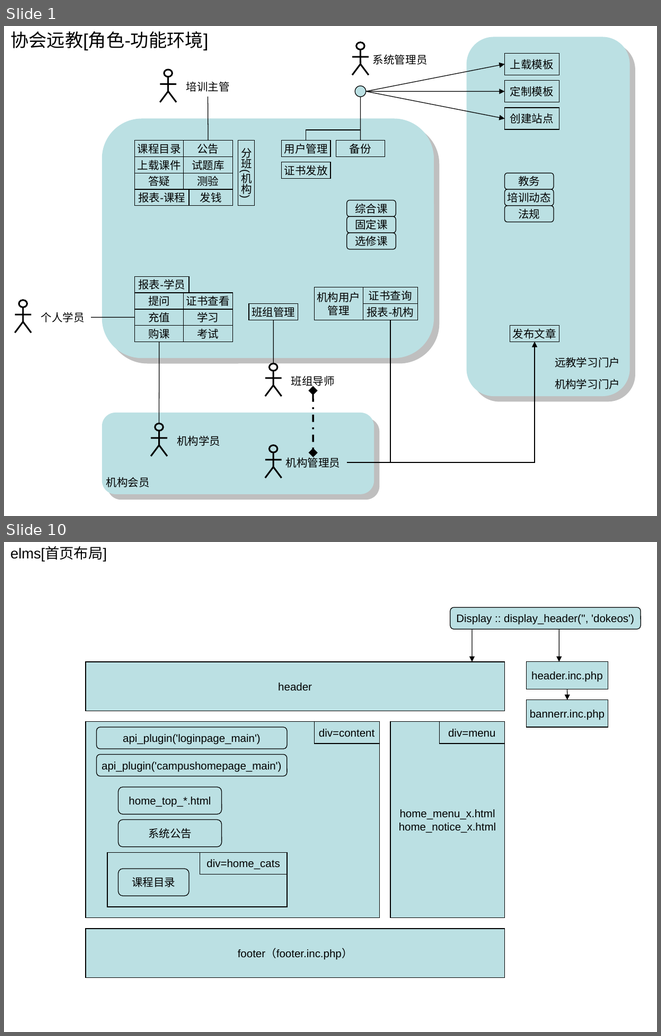
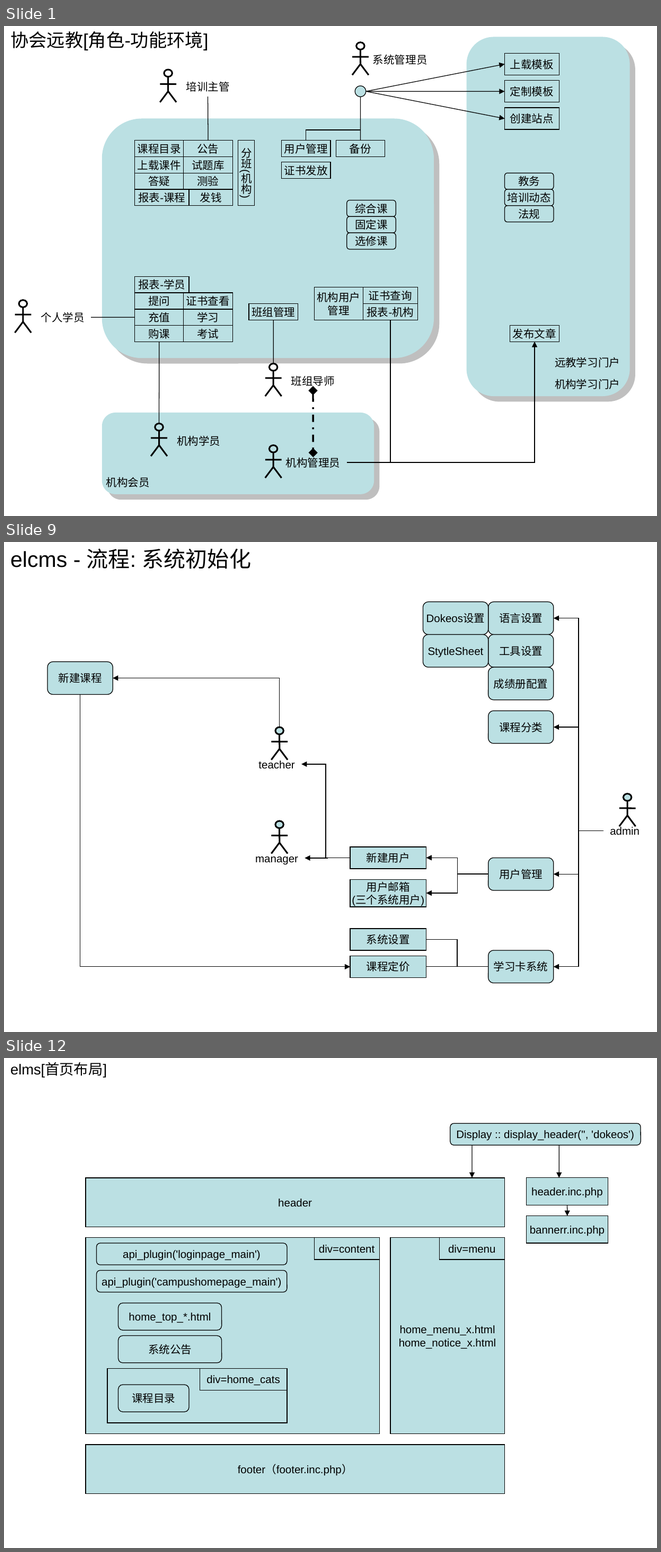
Before and after one commit to huhongjun/mydokeos, a slide deck: docu/Dokeos-lcms.ppt. Shown one above the other, each under a label of ours: slides 1 and 10 before the commit, slides 1, 9 and 12 after it; the slides between them are not shown. The pictures are 661x1036 and 661x1552 pixels, drawn with LibreOffice and Linux fonts; fonts in the diff are those of the drawing. Boxes give left, top, right and bottom in pixels: in the first picture for what was removed or moved away, otherwise in the second. Text is boxed around its words. In the diff, an @@ line names an element or a change of style, - is before the commit and + after.

```diff
--- a/docu/Dokeos-lcms.ppt
+++ b/docu/Dokeos-lcms.ppt
@@ slide 9 added at bbox=[4, 542, 657, 1032], background #FFFFFF @@
@@ title added at bbox=[10, 548, 251, 569], 24 pt, text #000000 @@
+elcms - 流程: 系统初始化
@@ rounded rectangle added at bbox=[423, 602, 488, 635], fill #BBE0E3, outline #000000 0.74 pt, 12 pt, text #000000 @@
+Dokeos设置
@@ rounded rectangle added at bbox=[488, 602, 554, 635], fill #BBE0E3, outline #000000 0.74 pt, 12 pt, text #000000 @@
+语言设置
@@ elbow arrow added from (603, 831) to (554, 618), #000000 0.74 pt @@
@@ rounded rectangle added at bbox=[423, 635, 488, 668], fill #BBE0E3, outline #000000 0.74 pt, 12 pt, text #000000 @@
+StytleSheet
@@ rounded rectangle added at bbox=[488, 635, 554, 668], fill #BBE0E3, outline #000000 0.74 pt, 12 pt, text #000000 @@
+工具设置
@@ rounded rectangle added at bbox=[48, 661, 113, 694], fill #BBE0E3, outline #000000 0.74 pt, 12 pt, text #000000 @@
+新建课程
@@ rounded rectangle added at bbox=[488, 668, 554, 700], fill #BBE0E3, outline #000000 0.74 pt, 12 pt, text #000000 @@
+成绩册配置
@@ elbow arrow added from (280, 726) to (113, 678), #000000 0.74 pt @@
@@ elbow arrow added from (80, 694) to (350, 967), #000000 0.74 pt @@
@@ rounded rectangle added at bbox=[488, 711, 554, 743], fill #BBE0E3, outline #000000 0.74 pt, 12 pt, text #000000 @@
+课程分类
@@ elbow arrow added from (603, 831) to (554, 727), #000000 0.74 pt @@
@@ group added at bbox=[258, 727, 294, 769]: 4 lines, 1 ellipse, 1 text @@
+teacher
@@ elbow arrow added from (350, 857) to (301, 764), #000000 0.74 pt @@
@@ group added at bbox=[610, 793, 639, 835]: 4 lines, 1 ellipse, 1 text @@
+admin
@@ elbow arrow added from (603, 831) to (554, 967), #000000 0.74 pt @@
@@ elbow arrow added from (603, 831) to (554, 874), #000000 0.74 pt @@
@@ group added at bbox=[255, 821, 298, 864]: 4 lines, 1 ellipse, 1 text @@
+manager
@@ elbow arrow added from (350, 857) to (305, 858), #000000 0.74 pt @@
@@ rectangle added at bbox=[350, 847, 426, 868], fill #BBE0E3, outline #000000 0.74 pt, 12 pt, text #000000 @@
+新建用户
@@ elbow arrow added from (488, 874) to (426, 857), #000000 0.74 pt @@
@@ rounded rectangle added at bbox=[488, 857, 554, 890], fill #BBE0E3, outline #000000 0.74 pt, 12 pt, text #000000 @@
+用户管理
@@ elbow arrow added from (488, 874) to (426, 893), #000000 0.74 pt @@
@@ rectangle added at bbox=[350, 880, 426, 907], fill #BBE0E3, outline #000000 0.74 pt, 12 pt, text #000000 @@
+用户邮箱
+(三个系统用户)
@@ rectangle added at bbox=[350, 928, 426, 950], fill #BBE0E3, outline #000000 0.74 pt, 12 pt, text #000000 @@
+系统设置
@@ elbow line added from (426, 939) to (488, 967), #000000 0.74 pt @@
@@ rounded rectangle added at bbox=[488, 950, 554, 983], fill #BBE0E3, outline #000000 0.74 pt, 12 pt, text #000000 @@
+学习卡系统
@@ rectangle added at bbox=[350, 955, 426, 977], fill #BBE0E3, outline #000000 0.74 pt, 12 pt, text #000000 @@
+课程定价
@@ elbow line added from (488, 967) to (426, 967), #000000 0.74 pt @@
@@ what was slide 10 is now slide 12 @@
```
Also in this commit, not shown: 5 slides changed, 3 other slides added, 2 slides removed, 5 other files.
